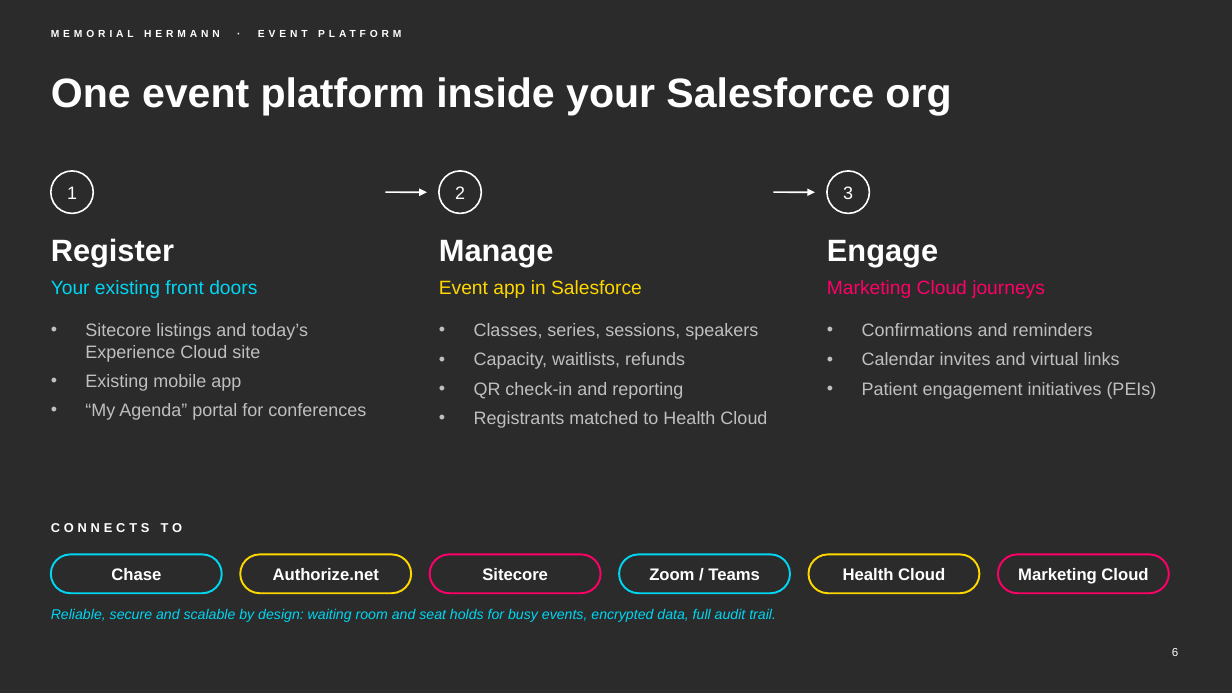
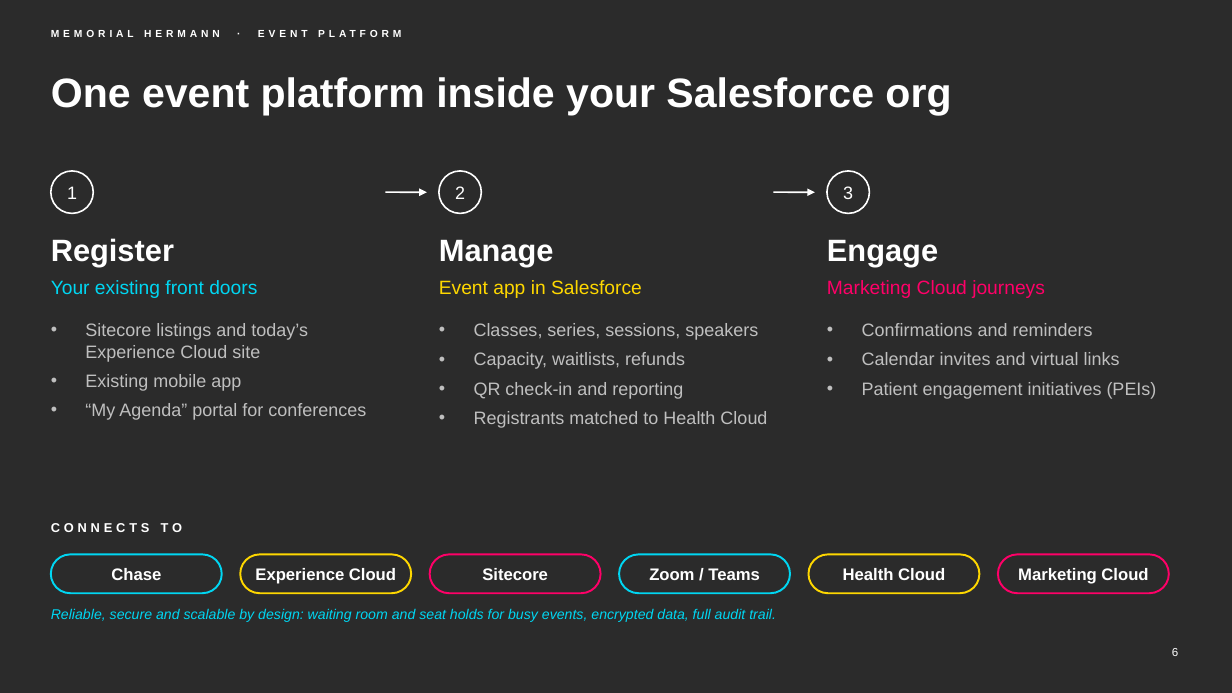
Before and after one commit to chintasurya/preSales_Memorial-hermann, a slide deck: slide 6 of deck/Memorial-Hermann-Event-Platform.pptx. Drawn at 1232x693 pixels with LibreOffice and Linux fonts; fonts in the diff are those of the drawing; background and template pictures are left out; a plain dark background stands for a picture behind light text. Boxes give left, top, right and bottom in pixels: in the first picture for what was removed or moved away, otherwise in the second. Text is boxed around its words. In the diff, an @@ line names an element or a change of style, - is before the commit and + after.

```diff
--- a/deck/Memorial-Hermann-Event-Platform.pptx
+++ b/deck/Memorial-Hermann-Event-Platform.pptx
@@ text at box(255, 568, 396, 584): text changed @@
-Authorize.net
+Experience Cloud
```
Also in this commit, not shown: 8 other slides changed, 12 other files.
